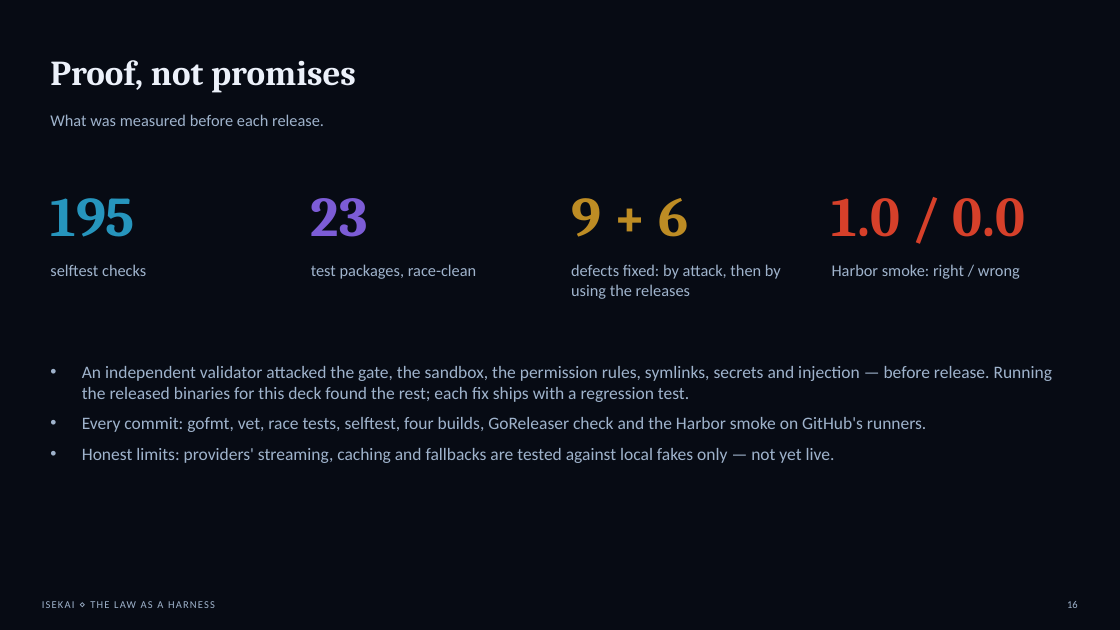
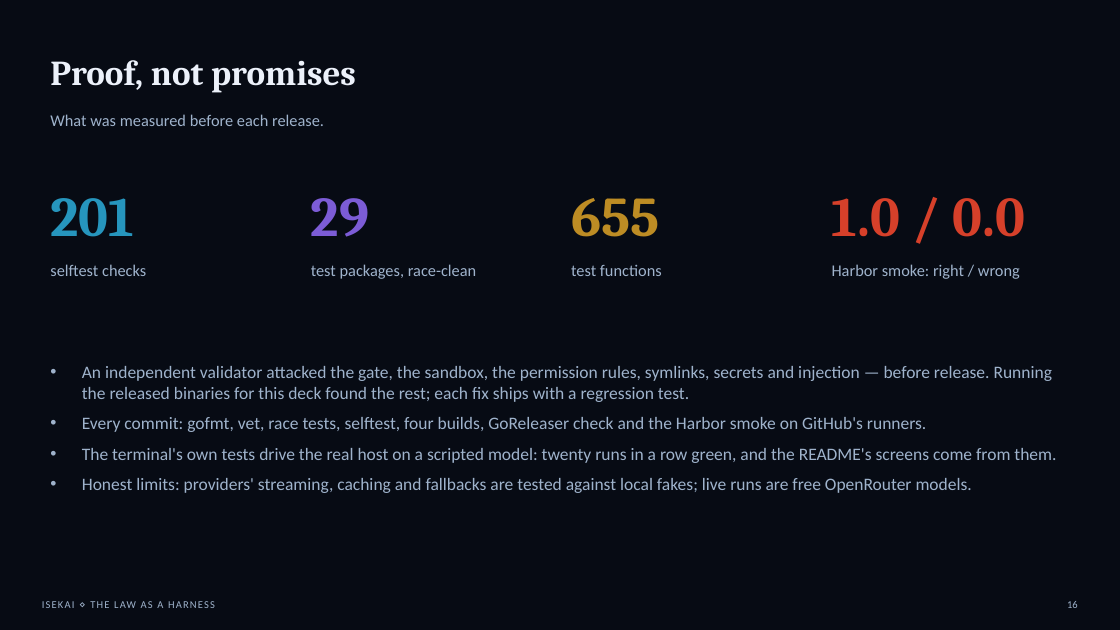
Before and after one commit to Kaginari/isekai, a slide deck: slide 16 of presentations/isekai-binary.pptx. Drawn at 1120x630 pixels with LibreOffice and Linux fonts; fonts in the diff are those of the drawing. Boxes give left, top, right and bottom in pixels: in the first picture for what was removed or moved away, otherwise in the second. Text is boxed around its words. In the diff, an @@ line names an element or a change of style, - is before the commit and + after.

```diff
--- a/presentations/isekai-binary.pptx
+++ b/presentations/isekai-binary.pptx
@@ text at [50,198,134,237]: text changed @@
-195
+201
@@ text at [311,198,369,237]: text changed @@
-23
+29
@@ text at [571,198,659,237]: text changed @@
-9 + 6
+655
@@ text at [571,265,662,276]: text changed @@
-defects fixed: by attack, then by using the releases
+test functions
@@ text at [82,448,1056,493]: text changed @@
-• Honest limits: providers' streaming, caching and fallbacks are tested against local fakes only — not yet live.
+• The terminal's own tests drive the real host on a scripted model: twenty runs in a row green, and the README's screens come from them.
+• Honest limits: providers' streaming, caching and fallbacks are tested against local fakes; live runs are free OpenRouter models.
```
Also in this commit, not shown: 11 other slides changed, 1 slide added, 1 slide removed, 2 other files.
